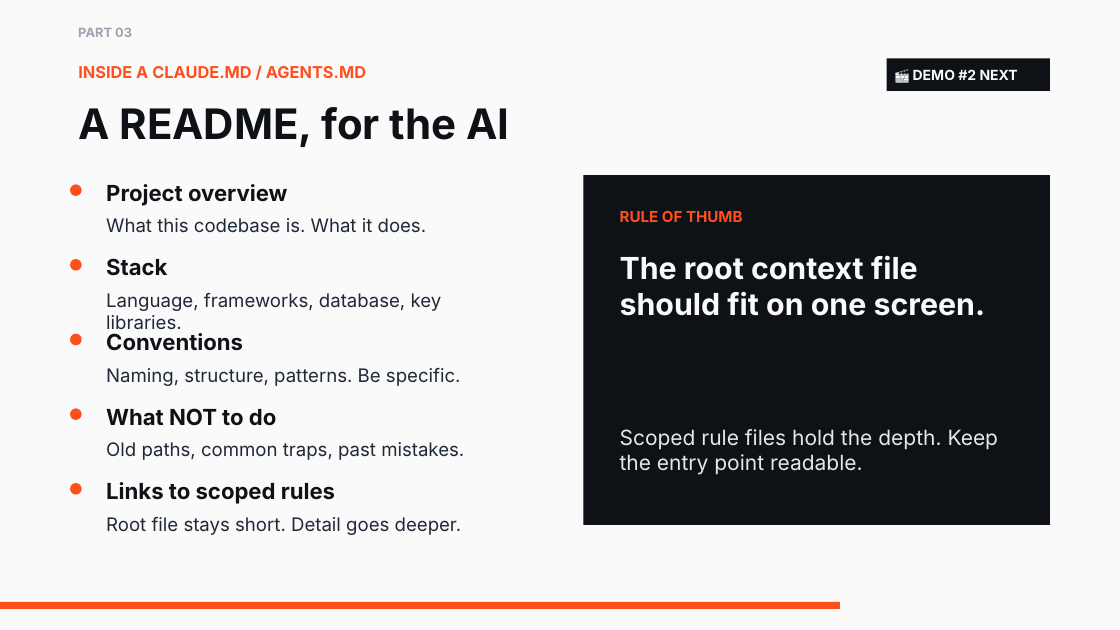
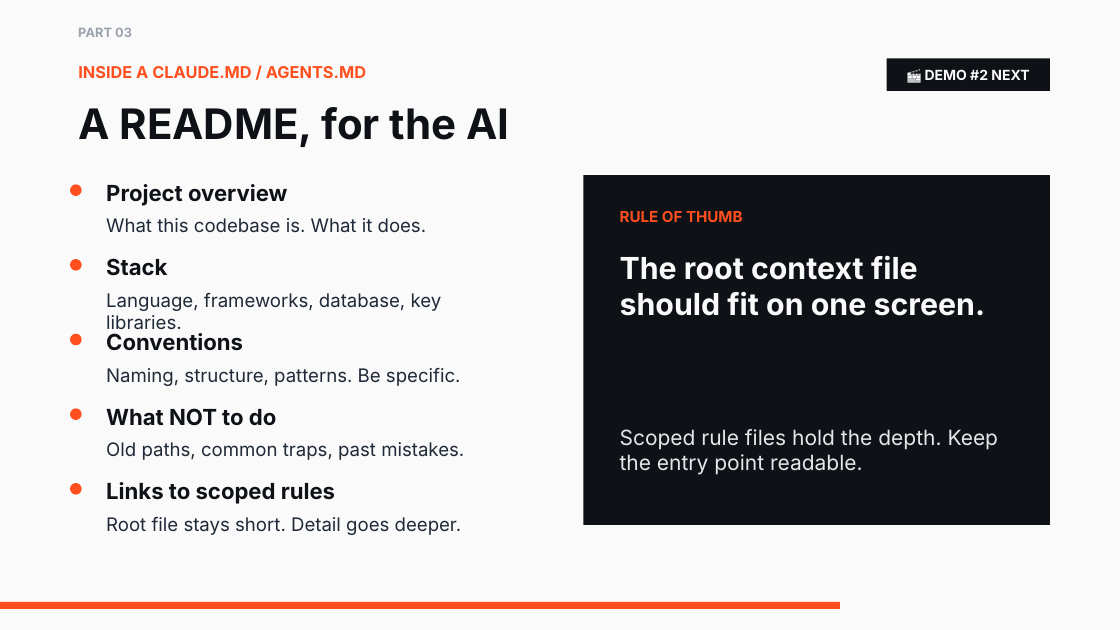
Before and after one commit to kbagher/agentic-coding-workshop, a slide deck: slide 12 of Agentic Coding.pptx. Drawn at 1120x630 pixels with LibreOffice and Linux fonts; fonts in the diff are those of the drawing. Boxes give left, top, right and bottom in pixels: in the first picture for what was removed or moved away, otherwise in the second. Text is boxed around its words. In the diff, an @@ line names an element or a change of style, - is before the commit and + after.

```diff
--- a/Agentic Coding.pptx
+++ b/Agentic Coding.pptx
@@ rectangle "🎬 DEMO #2 NEXT" at (x1=887, y1=58, x2=1050, y2=91): alignment left to centre @@
```
Also in this commit, not shown: 11 other slides changed, 2 other files.
